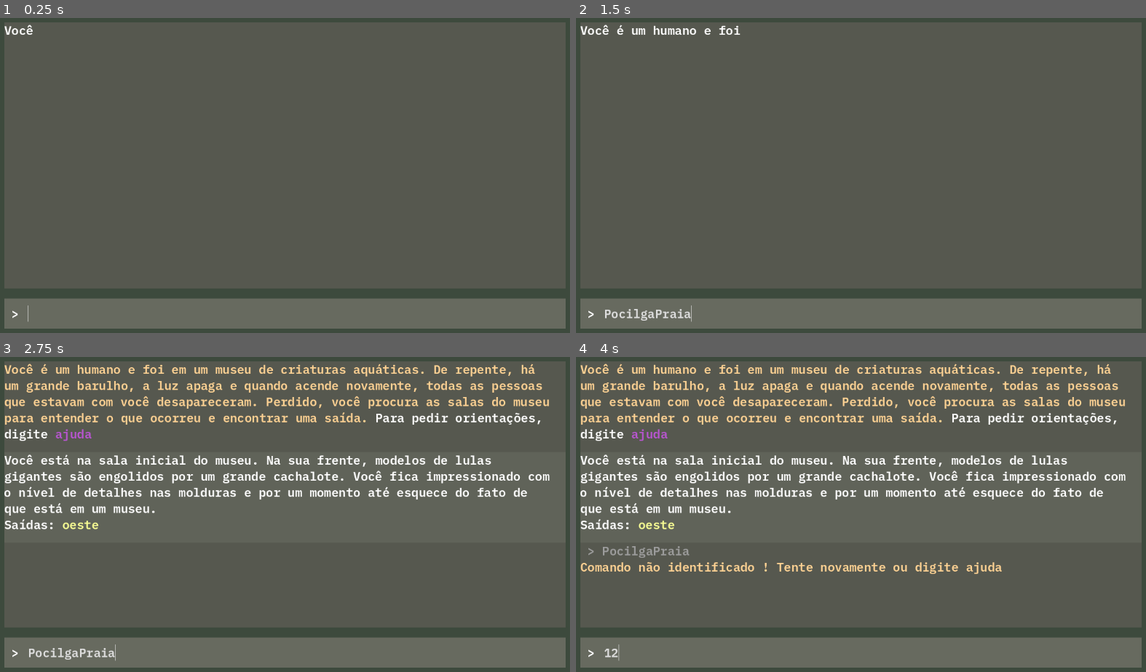
Above: before the commit, frames 1-4 (two rows, left to right).
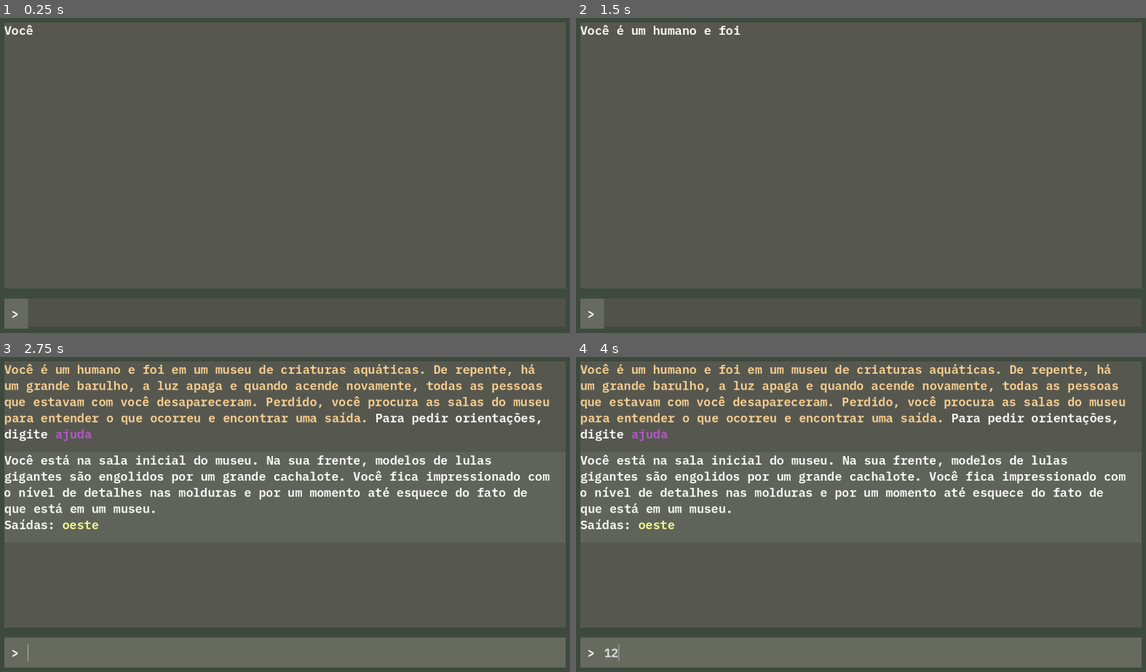
Above: after the commit, the same moments.

Repository: ginocarlo01/Kujira-Museum
Game: Godot game, scene res://scenes/game.tscn
The game is run twice, just before and just after one commit, with the same random seed, the same clock (stepped at 60 frames per second) and the same inputs.
Inputs (mouse positions are in pixels of both pictures, inside the frame that each line leads up to):
- Up to frame 1 (0.25 s): no input
- Up to frame 2 (1.5 s): type "Pocilga" at 0.5 s; type "Praia" at 1.25 s
- Up to frame 3 (2.75 s): hold Ctrl from 2.03 s (still down)
- Up to frame 4 (4 s): tap Enter at 2.75 s; release Ctrl at 2.78 s; tap Ctrl at 2.85 s; click (872, 653) at 3.52 s; type "12" at 3.6 s

The runs differ from the first frame. In frame 1, 0.4% of the frame differs, in the area x 4-100%, y 91-99%; in frame 2, 0.7%; in frame 3, 0.2%; in frame 4, 1.1%, in the area x 0-75%, y 60-70%.

Commit message:
fixed enum npcs

Diff:
--- a/NPCs/Cientista.tres
+++ b/NPCs/Cientista.tres
@@ -6,7 +6,7 @@
 [resource]
 script = ExtResource("1_dy2wd")
 npc_name = "Roger Payne"
-type = 15
+type = 2
 initial_dialog = "O que está acontecendo? Quem é você? Estou preocupado, meus experimentos deram errado. Estava pesquisando sobre a origem das baleias… Oh … Oh não … Não consigo sentir meus braços! Me ajude!..."
 post_quest_dialog = "Thanks ! Now you can pass through"
 translated_dialog = ""
--- a/NPCs/Epona.tres
+++ b/NPCs/Epona.tres
@@ -6,7 +6,7 @@
 [resource]
 script = ExtResource("1_kisc5")
 npc_name = "Epona"
-type = 14
+type = 1
 initial_dialog = "haayaaaah"
 post_quest_dialog = ""
 translated_dialog = "Vejo que você está perdido, mas já conseguiu os tradutores. Uma pequena aula para você, então! O g …(462 unchanged characters)…
--- a/NPCs/Florensi.tres
+++ b/NPCs/Florensi.tres
@@ -6,11 +6,12 @@
 [resource]
 script = ExtResource("1_xvhcr")
 npc_name = "Florensi"
-type = 14
+type = 1
 initial_dialog = "Olááááá, meu nome completo é Homo floresiensis, mas pode me chamar de Florensi mesmo. Vivo nesta ilha em muita paz, espero nunca ser morto por seres de maior estatura que eu."
 post_quest_dialog = ""
 translated_dialog = ""
 extra_dialog = " Não acredito que você tem uma @ITEMconchinha@END no seu inventário. Que item incrível !! Meus parabéns por explorar a praia, você é uma pessoa aventureira."
 required_item = ExtResource("1_k5kqi")
 paths_to_unlock = {}
+can_unlock_path = true
 disappear_after_talk = false
--- a/NPCs/Focamom.tres
+++ b/NPCs/Focamom.tres
@@ -7,7 +7,7 @@
 [resource]
 script = ExtResource("1_yxex4")
 npc_name = "Focamom"
-type = 17
+type = 4
 initial_dialog = "Minha filha agora bancou de ser independente e quer sair por aí nadando! Mas não é assim que funciona …(245 unchanged characters)…
 post_quest_dialog = "Obrigado por ter ajudado minha querida filha Foquinha..."
 translated_dialog = ""
--- a/NPCs/Foquinha.tres
+++ b/NPCs/Foquinha.tres
@@ -7,7 +7,7 @@
 [resource]
 script = ExtResource("1_uw2g2")
 npc_name = "Foquinha"
-type = 15
+type = 2
 initial_dialog = "Olá !!! Eu preciso de sua ajuda. Como sou uma filhotinha, tenho muitos pelos, o que me deixa lenta na hora de nadar. Eu quero cortar meus pelinhos, mas só minha mãe tem a @ITEMtesoura@END. Tem como você falar com ela??? Por favor !!!"
 post_quest_dialog = "Finalmente posso nadar rapidamente! Obrigado … Como recompensa, agora você pode ir para a @LOCATIONpraia@END"
 translated_dialog = ""
--- a/NPCs/Fredo.tres
+++ b/NPCs/Fredo.tres
@@ -6,11 +6,12 @@
 [resource]
 script = ExtResource("1_3l7wg")
 npc_name = "Fredo"
-type = 14
+type = 1
 initial_dialog = "Sou um grande aventureiro e amo o mar. As minhas melhores amigas são baleiazonas, mas também tem o me …(320 unchanged characters)…
 post_quest_dialog = ""
 translated_dialog = ""
 extra_dialog = " Enfim, vejo que você falou com o @NPCArmaldo@END. Porém ele não disse a verdade para você, já que ele  …(610 unchanged characters)…
 required_item = ExtResource("1_0komh")
 paths_to_unlock = {}
+can_unlock_path = true
 disappear_after_talk = false
--- a/NPCs/Girafona.tres
+++ b/NPCs/Girafona.tres
@@ -7,7 +7,7 @@
 [resource]
 script = ExtResource("1_mybyk")
 npc_name = "Girafona"
-type = 14
+type = 1
 initial_dialog = "nfwiufw jdjdadjq jxjxjxjx zzzz"
 post_quest_dialog = ""
 translated_dialog = "Acho que me transferiram para a sala errada… E ainda me deixaram com uma @ITEMchave@END… Vou deixar ela ali no meio da grama, se quiser pegar para você hahaha…"
@@ -15,4 +15,5 @@
 required_item = ExtResource("1_0jx2d")
 reward_item = ExtResource("2_xomhe")
 paths_to_unlock = {}
+can_unlock_path = true
 disappear_after_talk = false
--- a/NPCs/Guerreiro.tres
+++ b/NPCs/Guerreiro.tres
@@ -1,16 +1,21 @@
-[gd_resource type="Resource" script_class="NPC" load_steps=4 format=3 uid="uid://bb7pmq2vgxajo"]
+[gd_resource type="Resource" script_class="NPC" load_steps=5 format=3 uid="uid://bb7pmq2vgxajo"]
 
 [ext_resource type="Script" path="res://scripts/NPC.gd" id="1_kbxec"]
 [ext_resource type="Resource" uid="uid://dr476e8ikrjhv" path="res://Items/Espada.tres" id="1_mhm7w"]
+[ext_resource type="Resource" uid="uid://6k8pfn2bdvb" path="res://Quests/AjudarGuerreiro.tres" id="2_hyw84"]
 [ext_resource type="Resource" uid="uid://bqr58kq3kghpx" path="res://Items/ChaveNadadeira.tres" id="2_xk6ep"]
 
 [resource]
 script = ExtResource("1_kbxec")
 npc_name = "Guerreiro"
+type = 2
 initial_dialog = "Estou velho… Antes eu era um grande guerreiro, mas perdi meu melhor amigo em batalha e depois fiquei  …(261 unchanged characters)…
 post_quest_dialog = "Não posso acreditar que recebi a @ITEMespada@END de meu amigo Jonathan… Estou tão feliz e grato. Agora acho que posso voltar ao normal e ir em busca da minha amada @DREAMHatsune Miku@END."
 translated_dialog = ""
 extra_dialog = ""
+quest_related = ExtResource("2_hyw84")
 quest_item = ExtResource("1_mhm7w")
-reward_item = ExtResource("2_xk6ep")
-type = 0
+reward_for_quest_item = ExtResource("2_xk6ep")
+paths_to_unlock = {}
+can_unlock_path = true
+disappear_after_talk = false
--- a/NPCs/Indohyus.tres
+++ b/NPCs/Indohyus.tres
@@ -8,7 +8,7 @@
 [resource]
 script = ExtResource("1_oobos")
 npc_name = "Indohyus"
-type = 15
+type = 2
 initial_dialog = "Sou o lendário Indohyus. Muitos predadores tentaram me assassinar, mas graças a minha agilidade, fugi …(254 unchanged characters)…
 post_quest_dialog = "Obrigado pelo documento, meu querido humano. Você parece um ser curioso, então te darei algo novo  …(253 unchanged characters)…
 translated_dialog = ""
--- a/NPCs/Kai.tres
+++ b/NPCs/Kai.tres
@@ -6,11 +6,12 @@
 [resource]
 script = ExtResource("1_0oydw")
 npc_name = "Kai"
-type = 14
+type = 1
 initial_dialog = "toc reeeenc"
 post_quest_dialog = ""
 translated_dialog = "Finalmente você pode me entender! Meu nome é @NPCKai@END, depois de me perder, nunca mais vi meu dono Arren e vim parar neste local. Mas estou gostando! Tem vários animais e eu posso falar com eles, inclusive com a minha amiga Epona. "
 extra_dialog = ""
 required_item = ExtResource("1_rqop5")
 paths_to_unlock = {}
+can_unlock_path = true
 disappear_after_talk = false
--- a/NPCs/Porcao.tres
+++ b/NPCs/Porcao.tres
@@ -6,11 +6,12 @@
 [resource]
 script = ExtResource("1_i07qk")
 npc_name = "Porcão"
-type = 14
+type = 1
 initial_dialog = "ronc ronc roncão"
 post_quest_dialog = ""
 translated_dialog = "Olá ! Eu sou o porcão. Sei que você deve estar achando tudo estranho, porém falar com os animais é muito divertido. Você está com cara de quem não sabe o que fazer. Fale com o meu filho, talvez ele possa te dar uma dica de onde ir…!"
 extra_dialog = ""
 required_item = ExtResource("1_a5yv5")
 paths_to_unlock = {}
+can_unlock_path = true
 disappear_after_talk = false
--- a/NPCs/Porquinho.tres
+++ b/NPCs/Porquinho.tres
@@ -6,7 +6,7 @@
 [resource]
 script = ExtResource("1_t17tn")
 npc_name = "Porquinho"
-type = 14
+type = 1
 initial_dialog = "ronc ronc ronquinho"
 post_quest_dialog = ""
 translated_dialog = "Papai ! Papai ! Vou passear pela saída secreta. Vou para o @LOCATIONnorte@END"
--- a/NPCs/Roger.tres
+++ b/NPCs/Roger.tres
@@ -6,7 +6,7 @@
 [resource]
 script = ExtResource("1_hvspe")
 npc_name = "Roger Payne"
-type = 16
+type = 3
 initial_dialog = "É inacreditável que você tenha chegado até aqui, você tem meu respeito. Também não entendi o que ocor …(236 unchanged characters)…
 post_quest_dialog = ""
 translated_dialog = ""
--- a/scenes/game.tscn
+++ b/scenes/game.tscn
@@ -83,7 +83,7 @@
 offset_right = -397.0
 offset_bottom = -310.0
 room_name = "Armazém do Cientista"
-room_description = "Você está em um armazém. o qual provavelmente foi utilizado pelo pesquisador Roger para guardar seus equipamentos."
+room_description = "Você está em um armazém, o qual provavelmente foi utilizado pelo pesquisador Roger para guardar seus equipamentos."
 
 [node name="Estábulo" parent="RoomManager" instance=ExtResource("3_66d0a")]
 offset_left = -285.0
--- a/scripts/command_processor.gd
+++ b/scripts/command_processor.gd
@@ -223,11 +223,11 @@
 				else:
 					return player.give_item(item_wanted) + " para " + Types.wrap_npc_text(third_word)
 			else:
-				return Types.wrap_system_text("This person doesn't need this item")
-
-		return Types.wrap_system_text("There no person with this name in this room")
-
-	return Types.wrap_system_text("This is not a valid item from your inventory.")
+				return Types.wrap_system_text("Essa pessoa não precisa deste item")
+
+		return Types.wrap_system_text("Não tem ninguém aqui com esse nome")
+
+	return Types.wrap_system_text("Esse não é um item válido do seu inventário.")
 
 func talk(second_word : String) -> String:
 	change_speed_by_enum(Types.SpeedTypes.NONE)
--- a/scripts/game.gd
+++ b/scripts/game.gd
@@ -5,13 +5,16 @@
 @onready var command_processor = $CommandProcessor
 @onready var room_manager = $RoomManager
 @onready var player = $Player
+@onready var input_node = $Background/MarginContainer/Rows/InputArea/HBoxContainer/Input
 
 @export_multiline var initial_text := ""
 
 func _ready() -> void:
+	input_node.editable = false
 	if await game_info.create_response(Types.wrap_system_text(initial_text) + "Para pedir orientações, digite " + Types.wrap_attention_text("ajuda")):
 		var starting_room_response =  command_processor.initialize(room_manager.get_child(0), player, room_manager)
 		game_info.create_response(starting_room_response)
+		input_node.editable = true
 
 func _on_input_text_submitted(input_text: String) -> void:
 	if input_text.is_empty():
--- a/scripts/game_info.gd
+++ b/scripts/game_info.gd
@@ -13,6 +13,7 @@
 var should_zebra := false
 
 const INPUT_RESPONSE = preload("res://scenes/input_response.tscn")
+var last_input_response : Input_Response = null
 
 func _ready() -> void:
 	scrollbar.changed.connect(_handle_scrollbar_changed)
@@ -21,6 +22,7 @@
 # Public Functions:
 func create_response(response_text : String, fast_response = false) -> bool:
 	var response = INPUT_RESPONSE.instantiate()
+
 	_add_response_to_history(response)
 	if fast_response:
 		return await response.set_text(response_text, "", Types.SpeedTypes.NONE)
@@ -44,6 +46,11 @@
 		history_rows.get_children()[0].queue_free()
 
 func _add_response_to_history(response: Control):
+	#TODO: parar texto antes de comecar o novo
+	if last_input_response != null:
+		if !last_input_response.finished_set_text:
+			last_input_response.cancel_text_animation()
+	last_input_response = response
 	history_rows.add_child(response)
 	if !should_zebra:
 		response.zebra.hide()
--- a/scripts/globals/Types.gd
+++ b/scripts/globals/Types.gd
@@ -23,25 +23,10 @@
 
 enum NPCTypes{
 	DEFAULT,
-	SCIENTIST,
-	ARTIO,
-	ARTIO_GIRAFFE,
-	PERISSO,
-	PERISSO_EPONA,
-	SEAL_PUP,
-	SEAL_MOM,
-	INDOHYUS,
-	ARMALDO,
-	LOVE_SEASHELL,
-	LOVE_ARMALDO,
-	ROGER,
-	NEED_TRANSLATOR,
 	NEED_ITEM,
 	GIVE_QUEST,
 	COMPLETE_QUEST,
-	RELATED_TO_QUEST,
-	GOT_ITEM_NEEDED
-
+	RELATED_TO_QUEST
 }
 
 const COLOR_NPC = Color("#ff9a94")
--- a/scripts/input_response.gd
+++ b/scripts/input_response.gd
@@ -1,37 +1,33 @@
 extends MarginContainer
+class_name Input_Response
 
 @onready var zebra = $Zebra
 @onready var input_label = $Rows/InputHistory
 @onready var response_label = $Rows/Response
 
+var finished_set_text : bool = false
+var cancel_animation : bool = false
+
+func cancel_text_animation():
+	cancel_animation = true
+
 # Função que vai animar a escrita do texto
 func set_text(response: String, input: String = "", speed: Types.SpeedTypes = Types.SpeedTypes.NORMAL) -> bool:
+	cancel_animation = false
+
 	# Se o input não for vazio, define o texto do input_label
 	if input == "":
 		input_label.queue_free()
 	else:
 		input_label.text = " > " + input
 
-	# Define a velocidade para cada tipo
 	var delay_time: float
 	delay_time = Types.SpeedValues[speed]
-	#match speed:
-		#"lenta":
-			#delay_time = 0.1    # Lento
-		#"normal":
-			#delay_time = 0.05   # Normal
-		#"rápida":
-			#delay_time = 0.02   # Rápido
-		#"none":
-			#delay_time = 0.0   # Rápido
-		#_:
-			#delay_time = 0.05   # Valor default (normal)
-	#
-	# Limpa o texto anterior e inicia a animação
+
 	response_label.text = ""
 	await _animate_text(response, delay_time)
+	finished_set_text = true
 	return true
-
 
 # Função que processa todo o texto de uma vez (respeitando as regras de formatação)
 func _process_all_text(text: String) -> String:
@@ -47,7 +43,7 @@
 		return
 
 	while i < text.length():
-		if Input.is_key_pressed(KEY_CTRL):
+		if Input.is_key_pressed(KEY_CTRL) or cancel_animation:
 			response_label.text = _process_all_text(text)
 			return
 
@@ -64,7 +60,7 @@
 			# 2. Captura e anima o texto entre o ']' e o próximo '['
 			var middle_text: String = ""
 			while i < text.length() and text[i] != '[':
-				if Input.is_key_pressed(KEY_CTRL):
+				if Input.is_key_pressed(KEY_CTRL) or cancel_animation:
 					response_label.text = _process_all_text(text)
 					return
 
